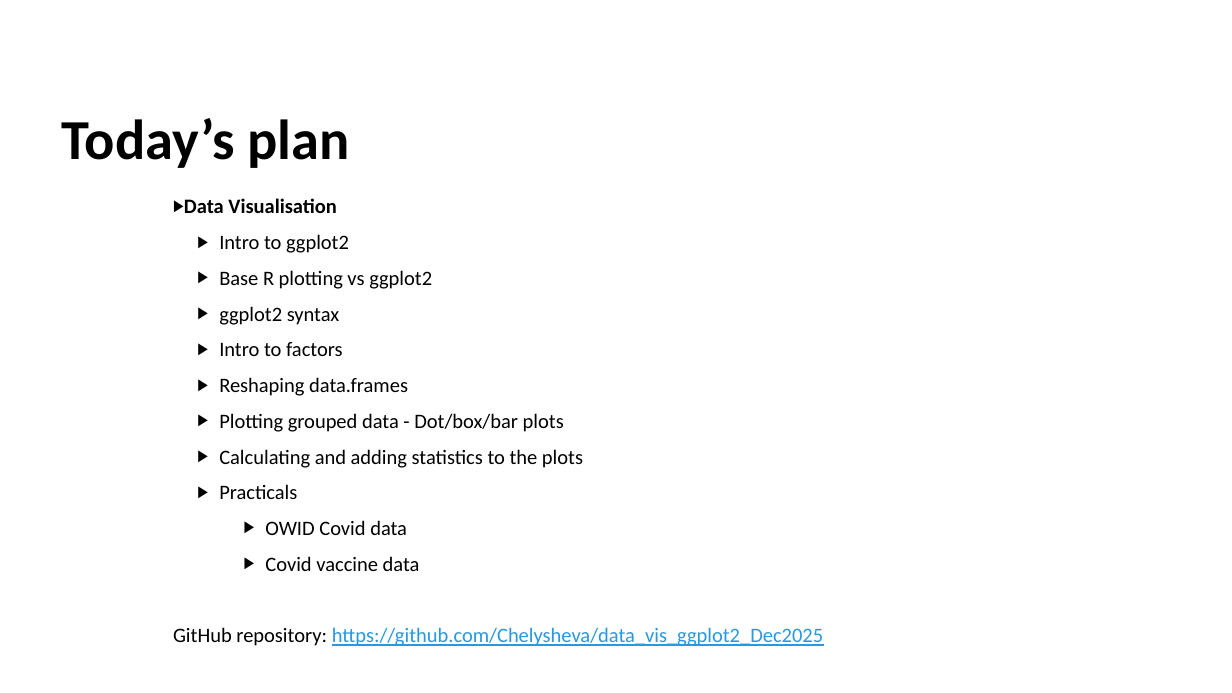
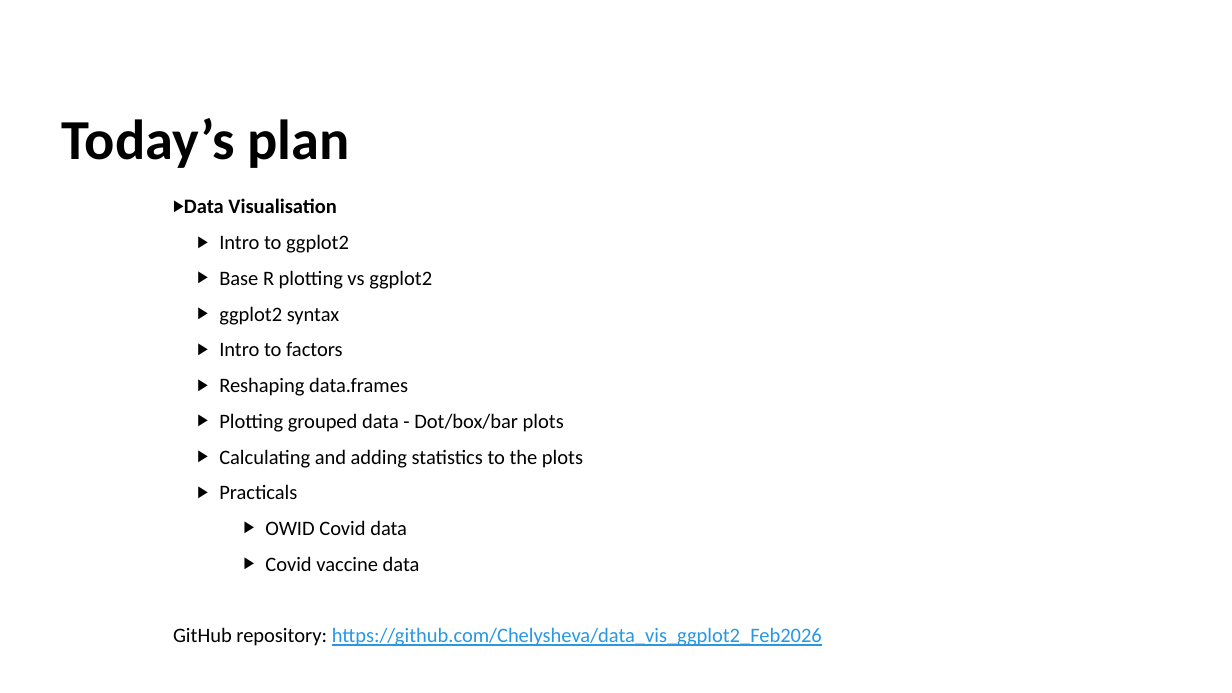
Before and after one commit to Chelysheva/data_vis_ggplot2_Feb2026, a slide deck: slide 2 of Data_vis_ggplot2.pptx. Drawn at 1232x693 pixels with LibreOffice and Linux fonts; fonts in the diff are those of the drawing. Boxes give left, top, right and bottom in pixels: in the first picture for what was removed or moved away, otherwise in the second. Text is boxed around its words. In the diff, an @@ line names an element or a change of style, - is before the commit and + after.

```diff
--- a/Data_vis_ggplot2.pptx
+++ b/Data_vis_ggplot2.pptx
@@ text at <box>173,627,822,646</box>: text changed @@
-GitHub repository: https://github.com/Chelysheva/data_vis_ggplot2_Dec2025
+GitHub repository: https://github.com/Chelysheva/data_vis_ggplot2_Feb2026
```
Also in this commit, not shown: 1 other slide changed, 2 other files.
